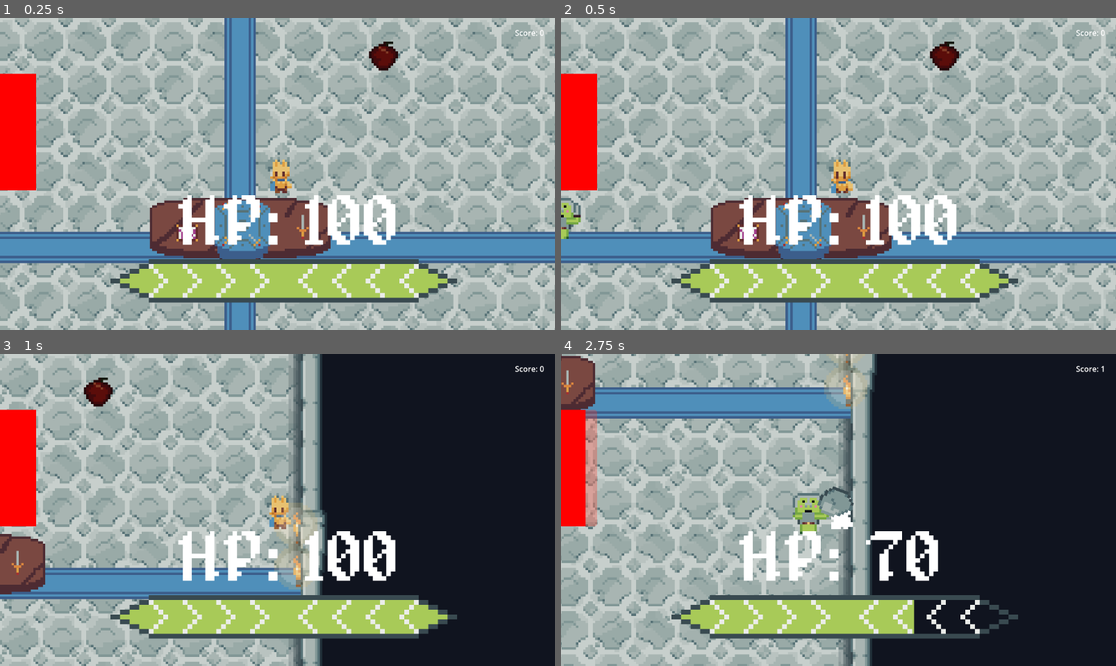
Above: before the commit, frames 1-4 (two rows, left to right).
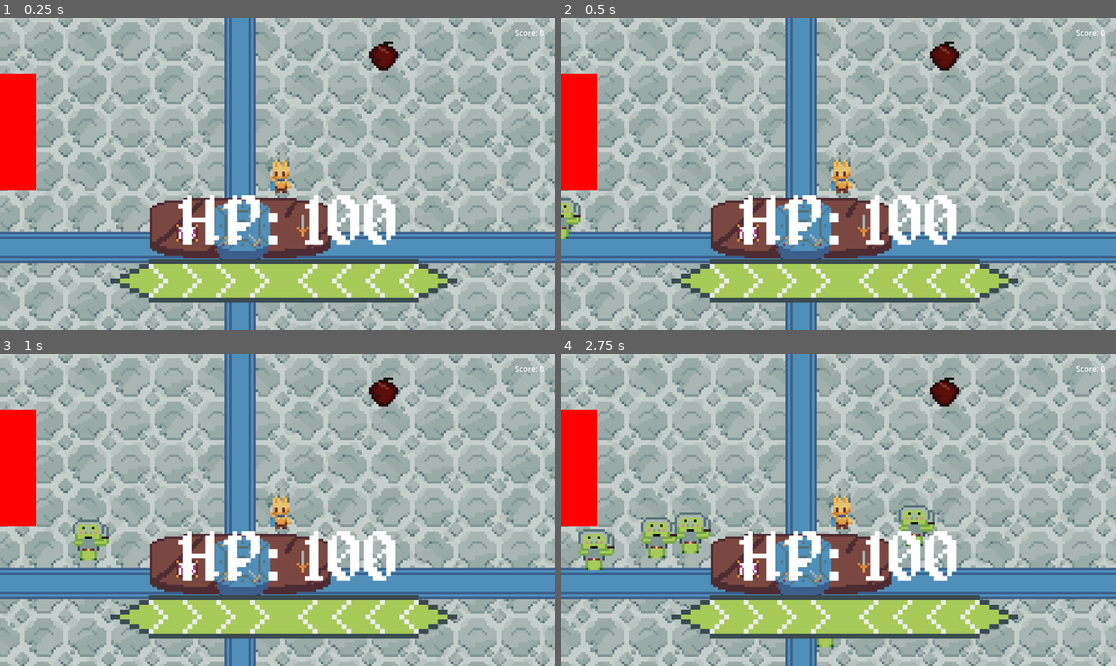
Above: after the commit, the same moments.

Repository: GastonVerussa2/Jamtastic
Game: Godot game, scene res://escenas/escena_principal/escena_principal.tscn
Two runs of this game, one before a commit and one after it. Both use one fixed random seed, a clock stepped at 60 frames per second and the inputs below.
Inputs (mouse positions are in pixels of both pictures, inside the frame that each line leads up to):
- Up to frame 1 (0.25 s): no input
- Up to frame 2 (0.5 s): no input
- Up to frame 3 (1 s): move the mouse to (399, 494) at 0.52 s; hold D (right) from 0.53 s (still down); hold Space (dash) from 0.53 s (still down); tap B (barra) at 0.6 s
- Up to frame 4 (2.75 s): move the mouse to (727, 525) at 1.27 s; release D (right) at 1.28 s; release Space (dash) at 1.28 s; hold S (down) 1.28-2.03 s; tap Space (dash) at 1.35, 2.3 s; tap B (barra) at 1.55 s; move the mouse to (894, 441) at 2.02 s; press the mouse at (894, 441) at 2.03 s; hold D (right) from 2.03 s (still down)

Frame 1 is identical in both runs. In frame 2, 0.1% of the frame differs, in the area x 48-53%, y 48-57%; in frame 3, 68%; in frame 4, 75%, in the area x 0-100%, y 0-100%.
Error after the commit: Parse Error: Expected an expression after "=". (res://escenas/protagonista/protagonista.gd:42)

Commit message:
Refactor health management: update max health handling and add upgrade functionality

Diff:
--- a/escenas/escena_principal/escena_principal.gd
+++ b/escenas/escena_principal/escena_principal.gd
@@ -3,7 +3,7 @@
 @export var niveles: Array[PackedScene]
 @export var kills_label: Label
 
-const UpgradeMenu = preload("res://escenas/UpgradeMenu/control.tscn") # ⚠️ ajustá ruta si hace falta
+const UpgradeMenu = preload("res://escenas/UpgradeMenu/control.tscn")
 
 var _nivel_actual: int = 1
 var _nivel_instanciado: Node
@@ -122,7 +122,7 @@
 		},
 		{
 			"text": "+Vida",
-			"apply": func(): PlayerHpManager.max_hp += 10
+			"apply": func(): PlayerHpManager.add_max_hp(10)
 		}
 	]
 
--- a/escenas/protagonista/protagonista.gd
+++ b/escenas/protagonista/protagonista.gd
@@ -1,5 +1,4 @@
 class_name Protagonist
-
 extends CharacterBody2D
 
 signal personaje_muerto
@@ -16,56 +15,59 @@
 @export var dash_duration_timer: Timer
 @export var invunerability_timer: Timer
 
+# -------------------
+# STATS (IMPORTANTE)
+# -------------------
+var speed: float = 100.0
+var damage: int = 1
 
-var _velocidad_default: float = 100.0
+# velocidad actual (puede cambiar con dash)
 var _velocidad: float = 100.0
 var _vida: int = 100
 
-# Called when the node enters the scene tree for the first time.
 var _tiempo_invulnerabilidad: float = 0.5
-
 var _dash_time: float = 0.15
 var _dash_multiplier: float = 5
 var _muerto: bool = false
-
 var _dash_cd: float = 2
 
 var _enchanted_stone: EnchantedStone
+
 
 func _ready() -> void:
 	dash_cd_timer.wait_time = _dash_cd
 	dash_duration_timer.wait_time = _dash_time
 	invunerability_timer.wait_time = _tiempo_invulnerabilidad
+
+	_velocidad =
+
 	print(_vida)
+
 	_enchanted_stone = get_tree().get_first_node_in_group("stone")
 	dash_duration_timer.timeout.connect(_dash_finalizado)
 	dash_cd_timer.timeout.connect(_dash_replenished)
 	animacion.play("idle")
 
 
-# Called every frame. 'delta' is the elapsed time since the previous frame.
 func _process(delta: float) -> void:
 
-	#Si ta muerto ya no hace nada
 	if _muerto:
 		return
 
 	_checkear_ataque()
-
 	_checkear_dash()
 
-
-	# Si esta en pleno dash, ignora el resto
+	# movimiento normal (si no está en dash)
 	if dash_duration_timer.time_left == 0:
 		if Input.is_action_pressed("up"):
-			velocity.y = - _velocidad
+			velocity.y = -_velocidad
 		elif Input.is_action_pressed("down"):
 			velocity.y = _velocidad
 		else:
 			velocity.y = 0
 
 		if Input.is_action_pressed("left"):
-			velocity.x = - _velocidad
+			velocity.x = -_velocidad
 		elif Input.is_action_pressed("right"):
 			velocity.x = _velocidad
 		else:
@@ -74,34 +76,33 @@
 	if Input.is_action_just_pressed("barra"):
 		sonido_barra.play()
 
-	# se mueve
 	move_and_slide()
 
 	_checkear_colisiones()
 
-	if Input.is_action_just_pressed("barra"):
-		sonido_barra.play()
 
 func _dash_finalizado():
-	_velocidad = _velocidad_default
+	_velocidad = speed
 	dash_cd_timer.start()
 
+
 func _checkear_ataque():
-
 	if Input.is_action_pressed("attack") && !_enchanted_stone.is_attacking:
 		_enchanted_stone.throw(self.global_position, get_global_mouse_position(), self)
 
 
 func _checkear_colisiones():
-		#Checkea recepcion de daño, _last_hit es para saber si tas invunerable
 	if area_prota.has_overlapping_bodies() && invunerability_timer.is_stopped():
 		var best_dmg = 0
 		var bodies = area_prota.get_overlapping_bodies()
+
 		for i in bodies.size():
 			if bodies[i].damage > best_dmg:
 				best_dmg = bodies[i].damage
+
 		PlayerHpManager.change_health(-best_dmg)
 		invunerability_timer.start()
+
 		if PlayerHpManager.health == 0:
 			animacion.material = material_personaje_rojo
 			_muerto = true
@@ -114,26 +115,27 @@
 
 
 func _checkear_dash():
-	#	Checkea si esta apretando pa dashear y si tiene el dash listo
 	if Input.is_action_pressed("dash") && dash_cd_timer.is_stopped() && dash_duration_timer.is_stopped():
-		_velocidad = _velocidad_default * _dash_multiplier
+
+		_velocidad = speed * _dash_multiplier
+
 		if Input.is_action_pressed("up"):
-			velocity.y = - _velocidad
+			velocity.y = -_velocidad
 		elif Input.is_action_pressed("down"):
 			velocity.y = _velocidad
 		else:
 			velocity.y = 0
 
 		if Input.is_action_pressed("left"):
-			velocity.x = - _velocidad
+			velocity.x = -_velocidad
 		elif Input.is_action_pressed("right"):
 			velocity.x = _velocidad
 		else:
 			velocity.x = 0
 
-		# Si no dasheaste revierte los valores
+		# si no hay dirección, cancela dash
 		if velocity.x == 0 && velocity.y == 0:
-			_velocidad = _velocidad_default
+			_velocidad = speed
 		else:
 			dash_duration_timer.start()
 			sonido_dash.play()
--- a/scripts/player_hp_manager.gd
+++ b/scripts/player_hp_manager.gd
@@ -5,18 +5,46 @@
 var health: int
 var max_health: int = 100
 
+var _base_max_health: int = 100
+
+
 func _ready():
+	max_health = _base_max_health
 	health = max_health
 
 
+# -------------------
+# CAMBIAR VIDA
+# -------------------
 func change_health(amount: int):
 	health += amount
-	if(health > max_health):
+
+	if health > max_health:
 		health = max_health
-	elif(health < 0):
+	elif health < 0:
 		health = 0
+
 	hp_change.emit()
 
+
+# -------------------
+# RESET
+# -------------------
 func reset_life():
+	max_health = _base_max_health
 	health = max_health
+
 	hp_change.emit()
+
+# -------------------
+# UPGRADE VIDA
+# -------------------
+func add_max_hp(amount: int):
+	max_health += amount
+
+	health += amount
+
+	if health > max_health:
+		health = max_health
+
+	hp_change.emit()
